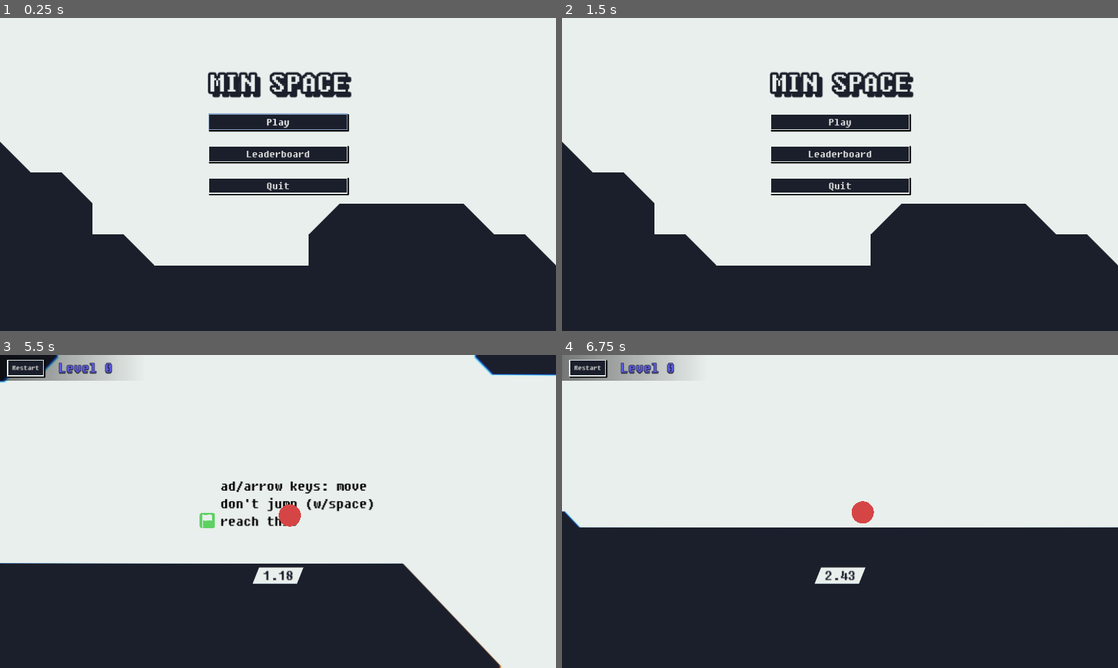
Above: before the commit, frames 1-4 (two rows, left to right).
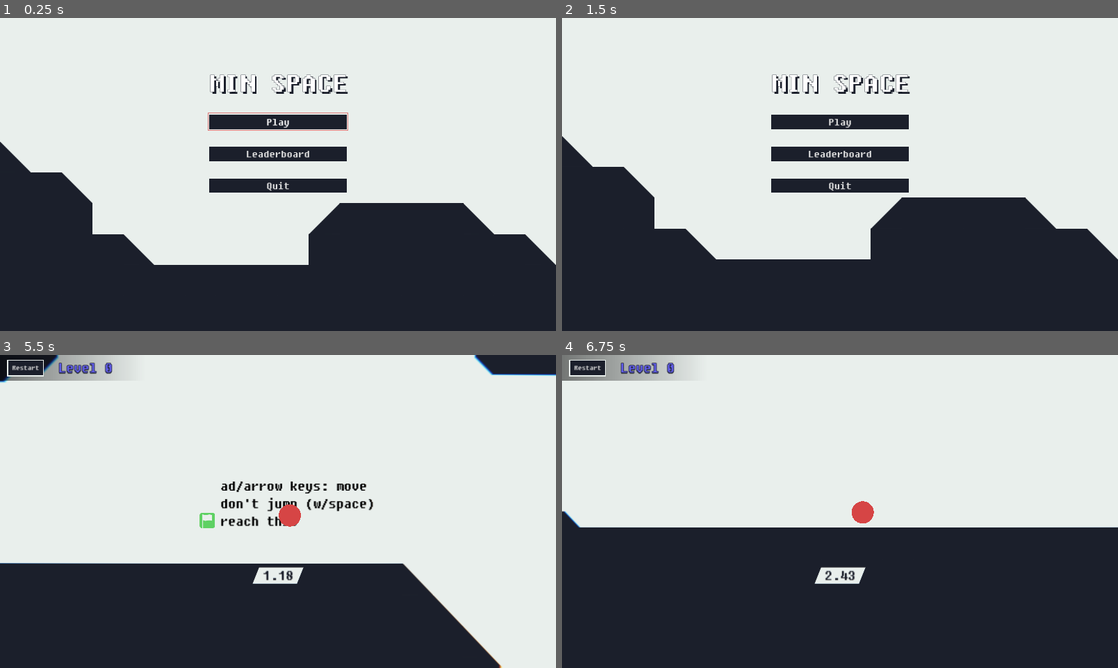
Above: after the commit, the same moments.

Repository: kagamiAL/CALHACKS_2024
Game: Godot game, scene res://scenes/Main/Main.tscn
Same seed, same stepped clock (60 frames per second), same inputs: the game is played once before the commit and once after it.
Inputs:
- Up to frame 1 (0.25 s): no input
- Up to frame 2 (1.5 s): click "Leaderboard" at 0.5 s; click "X" at 1.25 s
- Up to frame 3 (5.5 s): click "Play" at 2 s; click "Restart" at 2.75 s; click "Restart" at 3.5 s; click "Restart" at 4.25 s; tap Enter (ui_accept) at 5, 5.27 s; hold Right (ui_right) from 5.03 s (still down)
- Up to frame 4 (6.75 s): tap Enter (ui_accept) at 6.02 s; release Right (ui_right) at 6.53 s; hold Left (ui_left) from 6.53 s (still down)

The runs differ from the first frame. In frame 1, 2.3% of the frame differs, in the area x 0-100%, y 17-80%; in frame 2, 3.8%; in frame 3, less than 0.1%; in frame 4, less than 0.1%.

Commit message:
Theme changes

Diff:
--- a/project.godot
+++ b/project.godot
@@ -66,6 +66,7 @@
 
 [rendering]
 
+textures/canvas_textures/default_texture_filter=2
 lights_and_shadows/directional_shadow/soft_shadow_filter_quality=0
 lights_and_shadows/positional_shadow/soft_shadow_filter_quality=0
 textures/default_filters/use_nearest_mipmap_filter=true
--- a/res/theme.tres
+++ b/res/theme.tres
@@ -1,31 +1,29 @@
 [gd_resource type="Theme" load_steps=5 format=3 uid="uid://ckxqvhlb7yogw"]
 
-[sub_resource type="StyleBoxFlat" id="StyleBoxFlat_7krl2"]
-content_margin_left = 10.0
-content_margin_top = 5.0
-content_margin_right = 10.0
-content_margin_bottom = 5.0
-bg_color = Color(0.105882, 0.121569, 0.168627, 1)
+[sub_resource type="StyleBoxFlat" id="StyleBoxFlat_nnrpy"]
+bg_color = Color(0.6, 0.6, 0.6, 0)
 border_width_left = 2
 border_width_top = 2
 border_width_right = 2
 border_width_bottom = 2
-border_color = Color(0.541176, 0.658824, 0.803922, 1)
-shadow_color = Color(0, 0, 0, 1)
+border_color = Color(0.839216, 0.270588, 0.270588, 0.705882)
+expand_margin_left = 2.0
+expand_margin_top = 2.0
+expand_margin_right = 2.0
+expand_margin_bottom = 2.0
 
 [sub_resource type="StyleBoxFlat" id="StyleBoxFlat_5xq8u"]
 content_margin_left = 10.0
 content_margin_top = 5.0
 content_margin_right = 10.0
 content_margin_bottom = 5.0
-bg_color = Color(0.105882, 0.121569, 0.168627, 1)
+bg_color = Color(0.180356, 0.203011, 0.27088, 1)
 border_width_left = 2
 border_width_top = 2
 border_width_right = 2
 border_width_bottom = 2
 border_color = Color(0.913725, 0.937255, 0.92549, 1)
 shadow_color = Color(0, 0, 0, 1)
-shadow_size = 1
 shadow_offset = Vector2(2, 2)
 
 [sub_resource type="StyleBoxFlat" id="StyleBoxFlat_wuosi"]
@@ -40,7 +38,6 @@
 border_width_bottom = 2
 border_color = Color(0.913725, 0.937255, 0.92549, 1)
 shadow_color = Color(0, 0, 0, 1)
-shadow_size = 2
 shadow_offset = Vector2(2, 2)
 
 [sub_resource type="StyleBoxFlat" id="StyleBoxFlat_nsx7m"]
@@ -48,7 +45,7 @@
 content_margin_top = 5.0
 content_margin_right = 10.0
 content_margin_bottom = 5.0
-bg_color = Color(0.105882, 0.121569, 0.168627, 1)
+bg_color = Color(0.0640703, 0.075731, 0.110727, 1)
 border_width_left = 2
 border_width_top = 2
 border_width_right = 2
@@ -57,7 +54,7 @@
 shadow_color = Color(0, 0, 0, 1)
 
 [resource]
-Button/styles/focus = SubResource("StyleBoxFlat_7krl2")
+Button/styles/focus = SubResource("StyleBoxFlat_nnrpy")
 Button/styles/hover = SubResource("StyleBoxFlat_5xq8u")
 Button/styles/normal = SubResource("StyleBoxFlat_wuosi")
 Button/styles/pressed = SubResource("StyleBoxFlat_nsx7m")
--- a/scenes/Main/Main.tscn
+++ b/scenes/Main/Main.tscn
@@ -13,6 +13,44 @@
 
 [sub_resource type="SystemFont" id="SystemFont_8r0ef"]
 font_names = PackedStringArray("Century Gothic")
+
+[sub_resource type="Animation" id="Animation_17eu4"]
+resource_name = "camera"
+length = 2.0
+loop_mode = 1
+tracks/0/type = "value"
+tracks/0/imported = false
+tracks/0/enabled = true
+tracks/0/path = NodePath("Camera2D:offset")
+tracks/0/interp = 1
+tracks/0/loop_wrap = true
+tracks/0/keys = {
+"times": PackedFloat32Array(0, 1, 2),
+"transitions": PackedFloat32Array(-2, -2, -2),
+"update": 0,
+"values": [Vector2(0, 0), Vector2(0, 1050), Vector2(0, 0)]
+}
+
+[sub_resource type="Animation" id="Animation_fbmog"]
+length = 0.001
+tracks/0/type = "value"
+tracks/0/imported = false
+tracks/0/enabled = true
+tracks/0/path = NodePath("Camera2D:offset")
+tracks/0/interp = 1
+tracks/0/loop_wrap = true
+tracks/0/keys = {
+"times": PackedFloat32Array(0),
+"transitions": PackedFloat32Array(1),
+"update": 0,
+"values": [Vector2(0, 0)]
+}
+
+[sub_resource type="AnimationLibrary" id="AnimationLibrary_o04a8"]
+_data = {
+"RESET": SubResource("Animation_fbmog"),
+"camera": SubResource("Animation_17eu4")
+}
 
 [node name="Menu" type="Control"]
 layout_mode = 3
@@ -30,34 +68,36 @@
 format = 2
 layer_0/tile_data = PackedInt32Array(327680, 1, 0, 327681, 1, 0, 393216, 1, 0, 393217, 1, 0, 458753, 1, 0, 458752, 1, 0 …(4404 unchanged characters)…
 
-[node name="VBoxContainer" type="VBoxContainer" parent="."]
-layout_mode = 1
+[node name="CanvasLayer" type="CanvasLayer" parent="."]
+
+[node name="VBoxContainer" type="VBoxContainer" parent="CanvasLayer"]
 anchors_preset = 5
 anchor_left = 0.5
 anchor_right = 0.5
 offset_left = -144.0
 offset_top = 100.0
 offset_right = 144.0
-offset_bottom = 294.0
+offset_bottom = 365.0
 grow_horizontal = 2
 theme_override_constants/separation = 32
 
-[node name="Label" type="Label" parent="VBoxContainer"]
+[node name="Label" type="Label" parent="CanvasLayer/VBoxContainer"]
+texture_filter = 1
 layout_mode = 2
-theme_override_colors/font_color = Color(0.913725, 0.937255, 0.92549, 1)
+theme_override_colors/font_color = Color(1, 1, 1, 1)
 theme_override_colors/font_shadow_color = Color(0.105882, 0.121569, 0.168627, 1)
 theme_override_colors/font_outline_color = Color(0.105882, 0.121569, 0.168627, 1)
-theme_override_constants/shadow_offset_x = 8
-theme_override_constants/shadow_offset_y = 8
-theme_override_constants/outline_size = 20
-theme_override_constants/shadow_outline_size = 15
+theme_override_constants/shadow_offset_x = 4
+theme_override_constants/shadow_offset_y = 4
+theme_override_constants/outline_size = 2
+theme_override_constants/shadow_outline_size = 0
 theme_override_fonts/font = SubResource("SystemFont_nlf74")
 theme_override_font_sizes/font_size = 64
 text = "MIN SPACE"
 horizontal_alignment = 1
 vertical_alignment = 1
 
-[node name="Play" type="Button" parent="VBoxContainer"]
+[node name="Play" type="Button" parent="CanvasLayer/VBoxContainer"]
 unique_name_in_owner = true
 custom_minimum_size = Vector2(120, 32)
 layout_mode = 2
@@ -66,7 +106,7 @@
 text = "Play
 "
 
-[node name="Leaderboard" type="Button" parent="VBoxContainer"]
+[node name="Leaderboard" type="Button" parent="CanvasLayer/VBoxContainer"]
 unique_name_in_owner = true
 layout_mode = 2
 theme_override_fonts/font = SubResource("SystemFont_8r0ef")
@@ -74,16 +114,16 @@
 text = "Leaderboard
 "
 
-[node name="Quit" type="Button" parent="VBoxContainer"]
+[node name="Quit" type="Button" parent="CanvasLayer/VBoxContainer"]
 unique_name_in_owner = true
 layout_mode = 2
 theme_override_fonts/font = SubResource("SystemFont_8r0ef")
 theme_override_font_sizes/font_size = 24
 text = "Quit"
 
-[node name="LeaderBoard" parent="." instance=ExtResource("3_mcylv")]
+[node name="LeaderBoard" parent="CanvasLayer" instance=ExtResource("3_mcylv")]
+unique_name_in_owner = true
 visible = false
-layout_mode = 1
 anchors_preset = 8
 anchor_left = 0.5
 anchor_top = 0.5
@@ -96,6 +136,17 @@
 stream = ExtResource("3_aul47")
 autoplay = true
 
-[connection signal="pressed" from="VBoxContainer/Play" to="." method="_on_play_pressed"]
-[connection signal="pressed" from="VBoxContainer/Leaderboard" to="." method="_on_leaderboard_pressed"]
-[connection signal="pressed" from="VBoxContainer/Quit" to="." method="_on_quit_pressed"]
+[node name="Camera2D" type="Camera2D" parent="."]
+anchor_mode = 0
+limit_smoothed = true
+
+[node name="AnimationPlayer" type="AnimationPlayer" parent="."]
+libraries = {
+"": SubResource("AnimationLibrary_o04a8")
+}
+autoplay = "camera"
+speed_scale = 0.05
+
+[connection signal="pressed" from="CanvasLayer/VBoxContainer/Play" to="." method="_on_play_pressed"]
+[connection signal="pressed" from="CanvasLayer/VBoxContainer/Leaderboard" to="." method="_on_leaderboard_pressed"]
+[connection signal="pressed" from="CanvasLayer/VBoxContainer/Quit" to="." method="_on_quit_pressed"]
--- a/scenes/Main/Menu.gd
+++ b/scenes/Main/Menu.gd
@@ -19,5 +19,9 @@
 	get_tree().quit()
 
 func _on_leaderboard_pressed():
-	$LeaderBoard._update_leaderboard()
-	$LeaderBoard.visible = true
+	$%LeaderBoard._update_leaderboard()
+	$%LeaderBoard.visible = true
+
+func _process(_delta):
+	$Camera2D.zoom.x = max(1, get_viewport_rect().size.x / 1216)
+	$Camera2D.zoom.y = $Camera2D.zoom.x
--- a/scenes/Main/SceneTransition.gd
+++ b/scenes/Main/SceneTransition.gd
@@ -1,11 +1,9 @@
-extends ColorRect
-
-@onready var _anim_player: AnimationPlayer = $AnimationPlayer
+extends CanvasLayer
 
 # Called when the node enters the scene tree for the first time.
 func _ready():
 	pass
 
 func play_transition():
-	_anim_player.play("Fade")
-	await _anim_player.animation_finished
+	$%AnimationPlayer.play("Fade")
+	await $%AnimationPlayer.animation_finished
--- a/scenes/Main/SceneTransition.tscn
+++ b/scenes/Main/SceneTransition.tscn
@@ -39,7 +39,17 @@
 "RESET": SubResource("Animation_32i3u")
 }
 
-[node name="SceneTransition" type="ColorRect"]
+[node name="SceneTransition" type="CanvasLayer"]
+script = ExtResource("1_amofh")
+
+[node name="AnimationPlayer" type="AnimationPlayer" parent="."]
+unique_name_in_owner = true
+root_node = NodePath("../ColorRect")
+libraries = {
+"": SubResource("AnimationLibrary_jx7ki")
+}
+
+[node name="ColorRect" type="ColorRect" parent="."]
 modulate = Color(1, 1, 1, 0)
 anchors_preset = 15
 anchor_right = 1.0
@@ -49,10 +59,4 @@
 size_flags_horizontal = 4
 size_flags_vertical = 4
 color = Color(0, 0, 0, 1)
-script = ExtResource("1_amofh")
 metadata/_edit_use_anchors_ = true
-
-[node name="AnimationPlayer" type="AnimationPlayer" parent="."]
-libraries = {
-"": SubResource("AnimationLibrary_jx7ki")
-}
Not shown: 1 places in scenes/Main/Main.tscn that only renumber resources
Not shown: 1 places in scenes/Main/SceneTransition.tscn that only renumber resources
